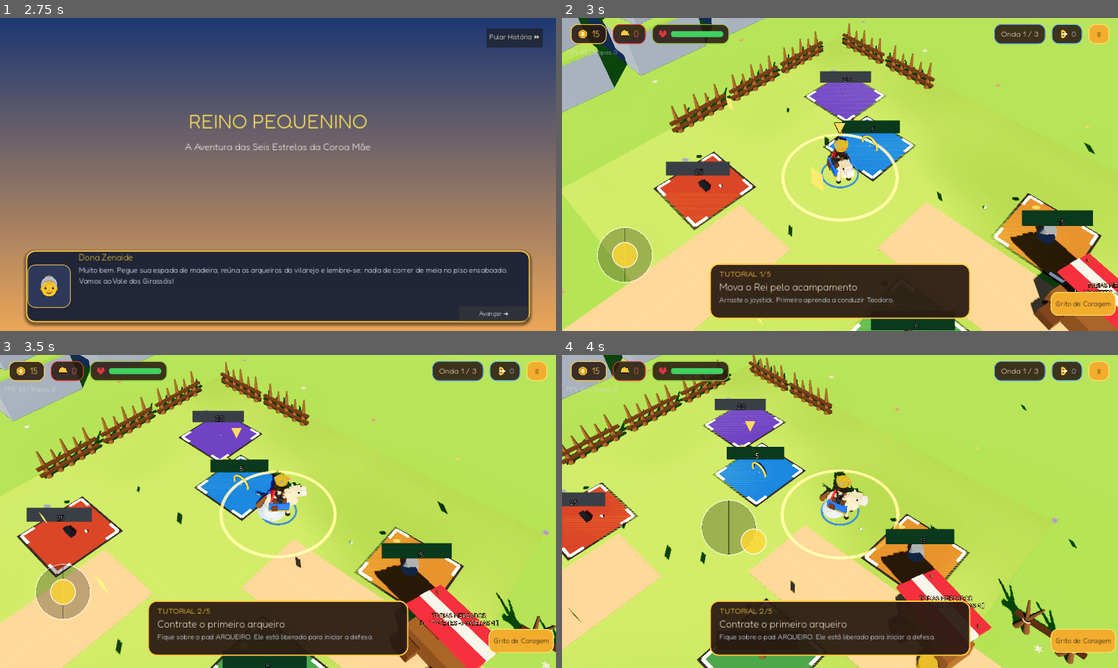
Above: before the commit, frames 1-4 (two rows, left to right).
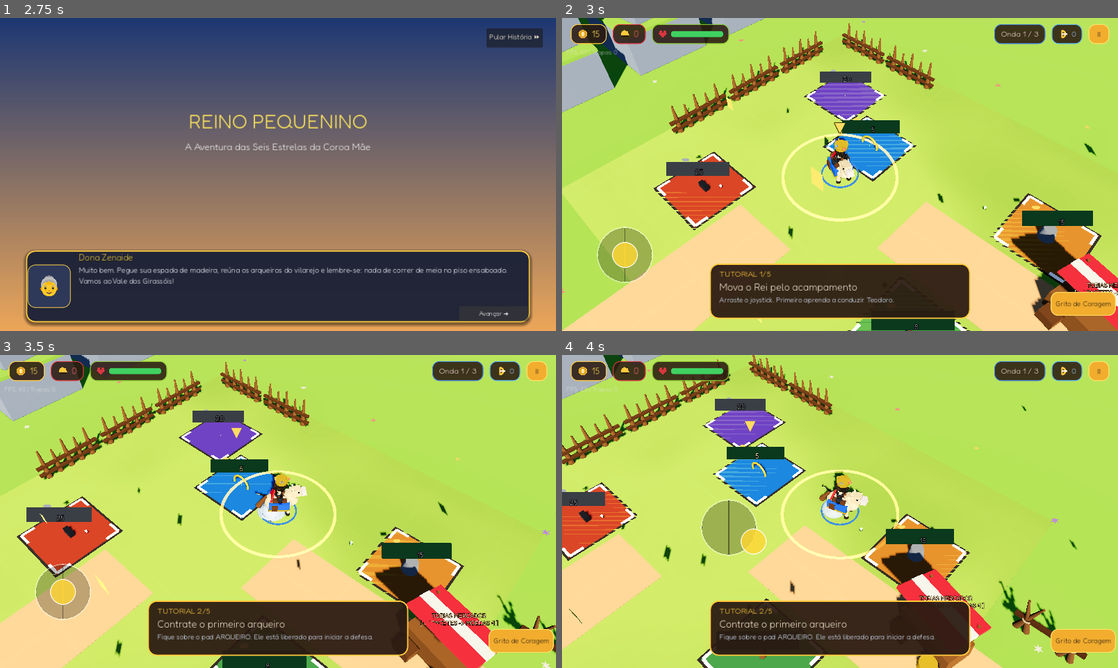
Above: after the commit, the same moments.

Repository: JonathasHenrique/reino-pequenino
Game: Godot game, scene res://scenes/ui/MainMenu.tscn
Two runs of this game, one before a commit and one after it. Both use one fixed random seed, a clock stepped at 60 frames per second and the inputs below.
Inputs (mouse positions are in pixels of both pictures, inside the frame that each line leads up to):
- Up to frame 1 (2.75 s): click "INICIAR JORNADA" at 0.5 s; click "Pular História ⏩" at 1.25 s; click "Avançar ➔" at 2 s
- Up to frame 2 (3 s): tap Enter at 2.75 s; move the mouse to (962, 158) at 2.77 s; hold Right (ui_right) from 2.78 s (still down); click (962, 158) at 2.92 s
- Up to frame 3 (3.5 s): keep holding Right (ui_right); tap Space at 3.02 s
- Up to frame 4 (4 s): release Right (ui_right) at 3.5 s; drag from (728, 527) to (812, 574) at 3.52 s

Frame 1 is identical in both runs. In frame 2, 3.1% of the frame differs, in the area x 0-100%, y 0-100%; in frame 3, 2.5%; in frame 4, 2.8%.
Error in both runs: Cannot call method 'set_input_as_handled' on a null value. (res://scripts/ui/DialogueBox.gd:53)

Commit message:
Limita FPS a 60, desliga MSAA e reduz sombra para aliviar a GPU

Diff:
--- a/project.godot
+++ b/project.godot
@@ -52,6 +52,7 @@
 [rendering]
 
 textures/vram_compression/import_etc2_astc=true
-anti_aliasing/quality/msaa_3d=1
+anti_aliasing/quality/msaa_3d=0
+lights_and_shadows/directional_shadow/size=2048
 anti_aliasing/quality/screen_space_aa=1
 anti_aliasing/quality/use_debanding=true
--- a/scripts/autoloads/Settings.gd
+++ b/scripts/autoloads/Settings.gd
@@ -23,6 +23,9 @@
 var reduced_effects: bool = false # Acessibilidade / dispositivos mais simples
 
 func _ready() -> void:
+	# Telas de 120 Hz: limitar em 60 FPS (divisor exato de 120) evita quadros
+	# que ficam 1 ou 2 atualizações na tela e causam tremor/travadinhas.
+	Engine.max_fps = 60
 	load_settings()
 
 func get_difficulty_name() -> String:
